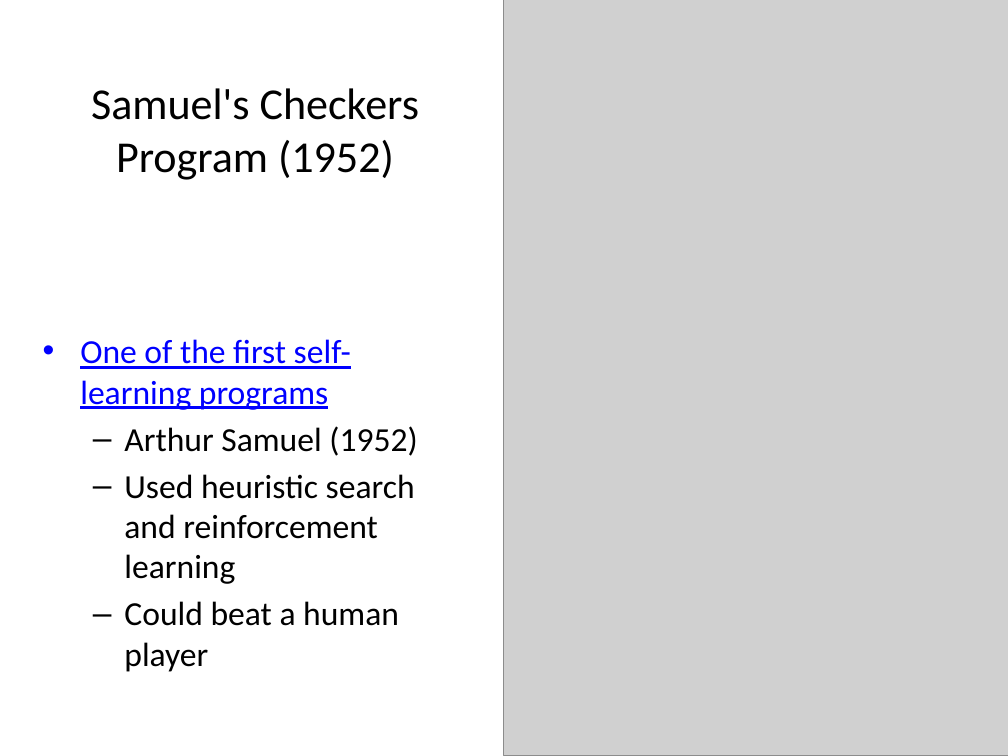
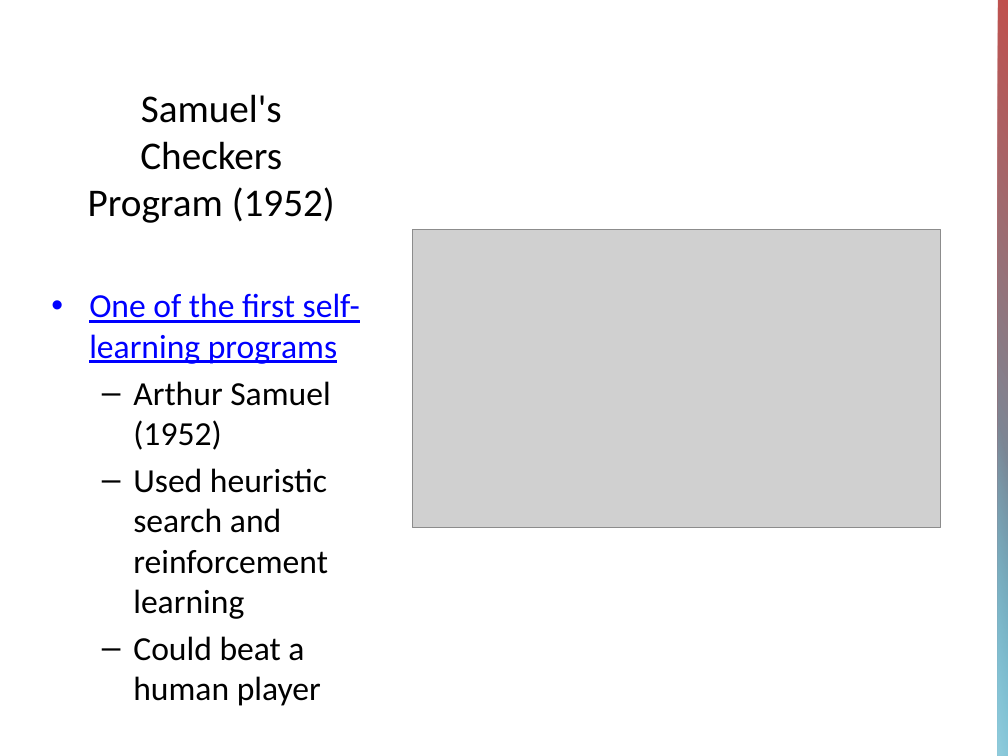
Before and after one commit to Chelsea-Myers/AIE_Presentations, a slide deck: slide 8 of AI Learning Systems.pptx. Drawn at 1008x756 pixels with LibreOffice and Linux fonts; fonts in the diff are those of the drawing; grey boxes stand for pictures. Boxes give left, top, right and bottom in pixels: in the first picture for what was removed or moved away, otherwise in the second. Text is boxed around its words. In the diff, an @@ line names an element or a change of style, - is before the commit and + after.

Commit message:
Update learning model presentation

```diff
--- a/AI Learning Systems.pptx
+++ b/AI Learning Systems.pptx
@@ rectangle removed at [0,0,705,252] @@
@@ picture removed at [504,0,1008,756] @@
@@ rectangle added at [998,0,1008,756], fill gradient #C0504D to #4BACC6 @@
@@ title "Samuel's Checkers Program (1952)" at [88,94,335,223]: size 31.5 to 28 pt; vertical alignment middle to bottom @@
@@ picture added at [412,229,940,527] @@
@@ text "One of the first self-learning ...": place and size @@
-text "One of the first self-learning ..." at [80,339,417,672]
+text "One of the first self-learning ..." at [89,293,360,661]
@@ text "One of the first self-learning ..." at [89,293,360,661]: vertical alignment middle to top @@
@@ rectangle added at [998,389,1008,756], fill gradient #93CDDD @@
```
Also in this commit, not shown: 8 other slides changed, 1 other file.
